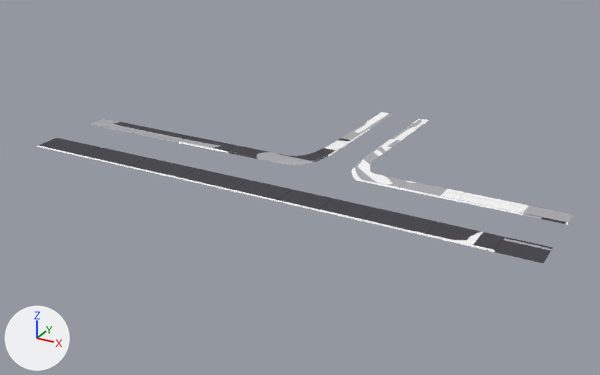
Renders of the FBX model Overcleaned/Assets/Art Assets/Models/Outside/Outside_Road/Pavement/Pavement.fbx from each side of a commit.
Both versions are drawn from a 50 mm camera at (69.7, -92.5, 46.0) aimed at (13.6, 9.4, -5.0). Lighting does not change. The marker at lower left points along +X, +Y and +Z. Where no turn or scale is listed for an object, it has been applied to the vertices.

In view in the first picture: 'Pavement'.
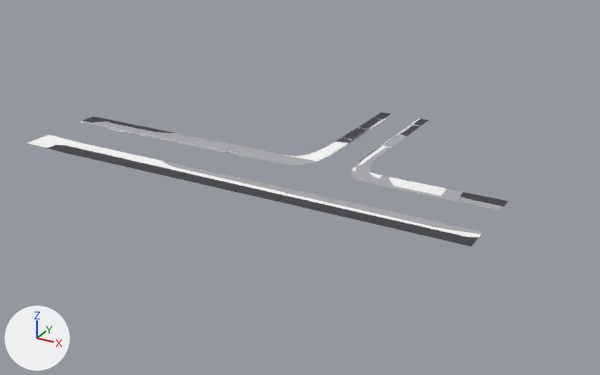
Location of each change, (x1, y1, x2, y2) in pixels of the pictures (600 x 375 px):
'Pavement', reshaped (11% narrower, 11% shorter)
    before: (37, 112, 574, 263)
    after: (29, 112, 508, 247)
part 1 of me_cube_006, built on
    before: (37, 118, 144, 156)
    after: (29, 116, 144, 156)
part 2 of me_cube_006, cut back
    before: (426, 201, 574, 263)
    after: (426, 223, 482, 247)
part 3 of me_cube_006, surface changed
    both: (80, 112, 508, 236)

The change, as a list of edits to the scene's bpy script:
```text
Change me_cube_006:
    used by ob_pavement; location = (0.0, 0.0, 0.0)
    remove me_cube_006.from_pydata(...)  # 394 vertices, 278 faces; spans x -23.1..54.2, y -7.6..32.9, z 0.5..0.7
    add me_cube_006.from_pydata(...)  # 393 vertices, 278 faces; spans x -25.3..45.8, y -7.6..32.9, z 0.5..0.7
    me_cube_006 part 1
    5 vertices in x -23.0..-22.8, y -3.6..7.4, z 0.6..0.7 move by (6.1, 0.0, 0.0)
    2 vertices move from x -23.1..-22.7, y -7.6..4.1, z 0.6..0.7 to x -16.9..-16.7, y -7.6..4.1, z 0.6..0.7
    28 vertices are added at x -25.3..-20.9, y -7.4..7.5, z 0.5..0.7
    20 new faces join them
    me_cube_006 part 2
    29 vertices are removed from x 45.6..54.2, y -7.4..7.3, z 0.5..0.7
    21 faces are deleted
    1 new face joins them
    me_cube_006 part 3: 257 kept faces spanning x -16.9..45.8, y -7.6..32.9, z 0.5..0.7 get new texture (UV) coordinates
```
